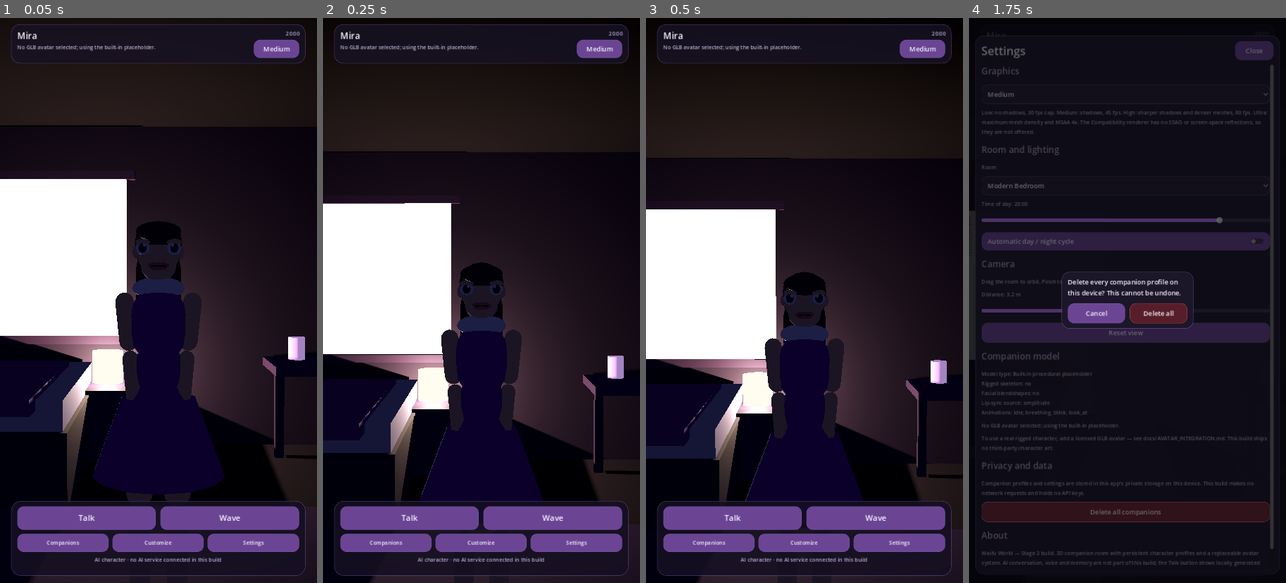
Above: before the commit, frames 1-4 (left to right).
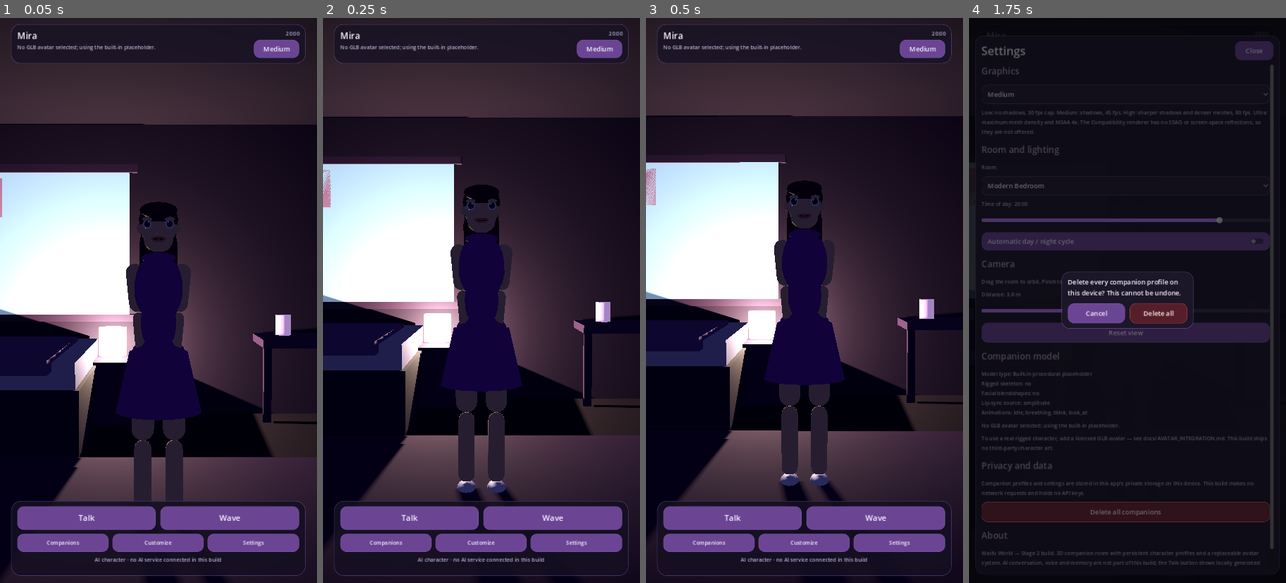
Above: after the commit, the same moments.

Repository: technicalnihilist-lgtm/waifu-world
Game: Godot game, scene res://scenes/main.tscn
Same seed, same stepped clock (60 frames per second), same inputs: the game is played once before the commit and once after it.
Inputs:
- Up to frame 1 (0.05 s): no input
- Up to frame 2 (0.25 s): no input
- Up to frame 3 (0.5 s): no input
- Up to frame 4 (1.75 s): click "Medium" at 0.5 s; click "Talk" at 1.25 s

The runs differ from the first frame. In frame 1, 35% of the frame differs, in the area x 0-100%, y 5-100%; in frame 2, 40%; in frame 3, 41%, in the area x 0-100%, y 0-100%; in frame 4, 0.2%.

Commit message:
fix: camera framing, night lighting and character proportions
The first real screenshots (captured on CI) exposed problems the geometric
tests had missed:

- camera centred on the companion's face, so her feet were cropped by the
  bottom HUD strip; the look-at target now sits between chest and head and the
  default distance is 3.8 m
- the room was nearly black at 20:00; night ambient and moon energy raised, and
  practical lamps brightened
- emissive windows rendered as blown-out white rectangles; emission cut from
  ~2.0 to 0.55-0.7
- ceilings were pure black; lightened and lit by the higher ambient floor
- character: shoulders narrowed and arms thickened so they connect to the
  torso, eyes and mouth reduced to sane proportions, collar and skirt reshaped

Tests: 507 assertions (one new regression check that the avatar's feet project
above the HUD strip).

Diff:
--- a/scripts/avatar/procedural_avatar.gd
+++ b/scripts/avatar/procedural_avatar.gd
@@ -263,7 +263,7 @@
 
 	# Skirt / shorts depending on outfit.
 	if profile != null and (profile.outfit() == "dress" or profile.outfit() == "gown"):
-		var skirt := _cylinder_mesh(0.17, 0.30, 0.34)
+		var skirt := _cylinder_mesh(0.16, 0.235, 0.32)
 		_add_mesh(_hips, "Skirt", skirt, _outfit_mat, Vector3(0, -0.14, 0))
 
 
@@ -280,8 +280,8 @@
 	_chest.position = Vector3(0, 0.20, 0)
 	_spine.add_child(_chest)
 
-	_add_mesh(_chest, "Torso", _capsule_mesh(0.125, 0.34), _outfit_mat, Vector3(0, 0.06, 0))
-	_add_mesh(_chest, "Collar", _sphere_mesh(Vector3(0.24, 0.10, 0.16)), _accent_mat, Vector3(0, 0.22, 0))
+	_add_mesh(_chest, "Torso", _capsule_mesh(0.138, 0.34), _outfit_mat, Vector3(0, 0.06, 0))
+	_add_mesh(_chest, "Collar", _sphere_mesh(Vector3(0.19, 0.06, 0.13)), _outfit_mat, Vector3(0, 0.22, 0))
 
 	_neck = Node3D.new()
 	_neck.name = "Neck"
@@ -294,10 +294,10 @@
 	for side in [-1, 1]:
 		var shoulder := Node3D.new()
 		shoulder.name = "ShoulderL" if side < 0 else "ShoulderR"
-		shoulder.position = Vector3(0.155 * side, 0.20, 0)
+		shoulder.position = Vector3(0.132 * side, 0.19, 0)
 		_chest.add_child(shoulder)
 
-		_add_mesh(shoulder, "UpperArm", _capsule_mesh(0.042, 0.26), _skin_mat, Vector3(0, -0.13, 0))
+		_add_mesh(shoulder, "UpperArm", _capsule_mesh(0.048, 0.26), _skin_mat, Vector3(0, -0.13, 0))
 
 		var elbow := Node3D.new()
 		elbow.name = "Elbow"
@@ -363,19 +363,19 @@
 	for side in [-1, 1]:
 		var eye := Node3D.new()
 		eye.name = "EyeL" if side < 0 else "EyeR"
-		eye.position = Vector3(0.068 * side, 0.005, 0.088)
+		eye.position = Vector3(0.058 * side, 0.005, 0.086)
 		_head.add_child(eye)
-		_add_mesh(eye, "White", _sphere_mesh(Vector3(0.062, 0.058, 0.03)), _accent_mat, Vector3.ZERO)
-		_add_mesh(eye, "Iris", _sphere_mesh(Vector3(0.038, 0.044, 0.028)), _eye_mat, Vector3(0, 0, 0.008))
-		_add_mesh(eye, "Pupil", _sphere_mesh(Vector3(0.018, 0.022, 0.02)), _brow_mat, Vector3(0, 0, 0.014))
-		_add_mesh(eye, "Glint", _sphere_mesh(Vector3(0.014, 0.016, 0.012)), _accent_mat, Vector3(-0.008 * side, 0.012, 0.018))
+		_add_mesh(eye, "White", _sphere_mesh(Vector3(0.050, 0.047, 0.028)), _accent_mat, Vector3.ZERO)
+		_add_mesh(eye, "Iris", _sphere_mesh(Vector3(0.031, 0.036, 0.026)), _eye_mat, Vector3(0, 0, 0.008))
+		_add_mesh(eye, "Pupil", _sphere_mesh(Vector3(0.015, 0.018, 0.018)), _brow_mat, Vector3(0, 0, 0.013))
+		_add_mesh(eye, "Glint", _sphere_mesh(Vector3(0.011, 0.013, 0.010)), _accent_mat, Vector3(-0.007 * side, 0.010, 0.016))
 
 		# Skin-coloured lid that slides down over the eye when blinking.
 		var lid := Node3D.new()
 		lid.name = "LidL" if side < 0 else "LidR"
-		lid.position = Vector3(0.068 * side, 0.030, 0.088)
+		lid.position = Vector3(0.058 * side, 0.030, 0.086)
 		_head.add_child(lid)
-		_add_mesh(lid, "LidMesh", _sphere_mesh(Vector3(0.066, 0.030, 0.032)), _skin_mat, Vector3.ZERO)
+		_add_mesh(lid, "LidMesh", _sphere_mesh(Vector3(0.054, 0.026, 0.030)), _skin_mat, Vector3.ZERO)
 
 		if side < 0:
 			_eye_l = eye
@@ -389,9 +389,9 @@
 	for side in [-1, 1]:
 		var brow := Node3D.new()
 		brow.name = "BrowL" if side < 0 else "BrowR"
-		brow.position = Vector3(0.068 * side, 0.062, 0.093)
+		brow.position = Vector3(0.058 * side, 0.058, 0.091)
 		_head.add_child(brow)
-		_add_mesh(brow, "BrowMesh", _sphere_mesh(Vector3(0.062, 0.013, 0.014)), _brow_mat, Vector3.ZERO)
+		_add_mesh(brow, "BrowMesh", _sphere_mesh(Vector3(0.050, 0.011, 0.013)), _brow_mat, Vector3.ZERO)
 		if side < 0:
 			_brow_l = brow
 		else:
@@ -404,14 +404,14 @@
 	_mouth.position = Vector3(0, -0.072, 0.088)
 	_head.add_child(_mouth)
 
-	_add_mesh(_mouth, "InnerMouth", _sphere_mesh(Vector3(0.070, 0.028, 0.024)), _mouth_inner_mat, Vector3(0, 0, -0.004))
-	_add_mesh(_mouth, "LipUpper", _sphere_mesh(Vector3(0.078, 0.016, 0.020)), _lip_mat, Vector3(0, 0.008, 0.002))
-	_add_mesh(_mouth, "LipLower", _sphere_mesh(Vector3(0.070, 0.018, 0.020)), _lip_mat, Vector3(0, -0.010, 0.002))
+	_add_mesh(_mouth, "InnerMouth", _sphere_mesh(Vector3(0.056, 0.024, 0.022)), _mouth_inner_mat, Vector3(0, 0, -0.004))
+	_add_mesh(_mouth, "LipUpper", _sphere_mesh(Vector3(0.062, 0.013, 0.018)), _lip_mat, Vector3(0, 0.007, 0.002))
+	_add_mesh(_mouth, "LipLower", _sphere_mesh(Vector3(0.056, 0.015, 0.018)), _lip_mat, Vector3(0, -0.009, 0.002))
 
 	for side in [-1, 1]:
 		var corner := Node3D.new()
 		corner.name = "CornerL" if side < 0 else "CornerR"
-		corner.position = Vector3(0.036 * side, 0, 0)
+		corner.position = Vector3(0.030 * side, 0, 0)
 		_mouth.add_child(corner)
 		_add_mesh(corner, "CornerMesh", _sphere_mesh(Vector3(0.016, 0.016, 0.016)), _lip_mat, Vector3.ZERO)
 		if side < 0:
@@ -522,10 +522,10 @@
 		_lid_r.position.y = 0.030 - blink * 0.034
 
 	if _brow_l != null:
-		_brow_l.position.y = 0.062 + brow * 0.012
+		_brow_l.position.y = 0.058 + brow * 0.012
 		_brow_l.rotation.z = brow_inner * 0.30
 	if _brow_r != null:
-		_brow_r.position.y = 0.062 + brow * 0.012
+		_brow_r.position.y = 0.058 + brow * 0.012
 		_brow_r.rotation.z = -brow_inner * 0.30
 
 	if _mouth != null:
--- a/scripts/core/settings_repository.gd
+++ b/scripts/core/settings_repository.gd
@@ -17,7 +17,7 @@
 	"quality_level": 1,
 	"time_of_day": 20.0,
 	"auto_day_night": false,
-	"camera_distance": 3.2,
+	"camera_distance": 3.8,
 	"room_id": "bedroom",
 	"onboarding_done": false,
 	"last_avatar_notice": "",
@@ -25,7 +25,7 @@
 
 const TIME_OF_DAY_MIN := 0.0
 const TIME_OF_DAY_MAX := 24.0
-const CAMERA_DISTANCE_MIN := 1.8
+const CAMERA_DISTANCE_MIN := 2.6
 const CAMERA_DISTANCE_MAX := 6.0
 
 var root_dir: String = DEFAULT_ROOT_DIR
@@ -106,7 +106,7 @@
 
 
 func camera_distance() -> float:
-	return float(get_value("camera_distance", 3.2))
+	return float(get_value("camera_distance", 3.8))
 
 
 func set_camera_distance(distance: float) -> void:
@@ -131,7 +131,7 @@
 	_values["quality_level"] = clampi(int(_as_float(_values.get("quality_level", 1), 1.0)), 0, QualityPresets.LEVEL_COUNT - 1)
 	_values["time_of_day"] = clampf(_as_float(_values.get("time_of_day", 20.0), 20.0), TIME_OF_DAY_MIN, TIME_OF_DAY_MAX)
 	_values["auto_day_night"] = bool(_values.get("auto_day_night", false))
-	_values["camera_distance"] = clampf(_as_float(_values.get("camera_distance", 3.2), 3.2), CAMERA_DISTANCE_MIN, CAMERA_DISTANCE_MAX)
+	_values["camera_distance"] = clampf(_as_float(_values.get("camera_distance", 3.8), 3.8), CAMERA_DISTANCE_MIN, CAMERA_DISTANCE_MAX)
 	_values["room_id"] = str(_values.get("room_id", "bedroom"))
 	_values["onboarding_done"] = bool(_values.get("onboarding_done", false))
 	_values["last_avatar_notice"] = str(_values.get("last_avatar_notice", ""))
--- a/scripts/main.gd
+++ b/scripts/main.gd
@@ -109,6 +109,7 @@
 
 	var defaults := room_builder.camera_defaults()
 	camera_rig.focus_on(Vector3(0.0, float(defaults["height"]), 0.0))
+	camera_rig.set_distance(AppSettings.camera_distance(), true)
 
 	avatar_loader.position = room_builder.companion_position()
 	if avatar != null and is_instance_valid(avatar):
@@ -175,7 +176,9 @@
 
 func _process(delta: float) -> void:
 	if avatar != null and is_instance_valid(avatar):
-		camera_rig.focus_on(avatar.head_global_position())
+		# Aim between the chest and the head so the whole body fits above the
+		# bottom HUD strip instead of centring on the face and cropping the feet.
+		camera_rig.focus_on(avatar.head_global_position() + Vector3(0, -0.55, 0))
 
 	if _status_timer > 0.0:
 		_status_timer -= delta
@@ -286,7 +289,7 @@
 	_build_room(room_id)
 	_apply_quality_preset(true)
 	if avatar != null and is_instance_valid(avatar):
-		camera_rig.focus_on(avatar.head_global_position())
+		camera_rig.focus_on(avatar.head_global_position() + Vector3(0, -0.55, 0))
 
 
 func _on_camera_distance_changed(distance: float) -> void:
--- a/scripts/world/camera_rig.gd
+++ b/scripts/world/camera_rig.gd
@@ -13,7 +13,7 @@
 
 const MIN_PITCH := -0.32
 const MAX_PITCH := 0.55
-const MIN_DISTANCE := 1.8
+const MIN_DISTANCE := 2.6
 const MAX_DISTANCE := 6.0
 const MAX_YAW := 0.95
 
@@ -21,14 +21,14 @@
 var target: Vector3 = Vector3(0.0, 1.25, 0.0)
 var yaw: float = 0.0
 var pitch: float = 0.04
-var distance: float = 3.2
+var distance: float = 3.8
 var smoothing: float = 7.0
 var allow_input: bool = true
 var idle_drift: bool = true
 
 var _target_yaw: float = 0.0
 var _target_pitch: float = 0.04
-var _target_distance: float = 3.2
+var _target_distance: float = 3.8
 var _target_look_at: Vector3 = Vector3(0.0, 1.25, 0.0)
 var _touches: Dictionary = {}
 var _dragging: bool = false
@@ -76,7 +76,7 @@
 func reset_view() -> void:
 	_target_yaw = 0.0
 	_target_pitch = 0.04
-	_target_distance = 3.2
+	_target_distance = 3.8
 	_drift_phase = 0.0
 
 
--- a/scripts/world/lighting_controller.gd
+++ b/scripts/world/lighting_controller.gd
@@ -205,7 +205,7 @@
 static func sun_energy(hours: float) -> float:
 	var elevation := sun_elevation(hours)
 	if elevation < 0.0:
-		return 0.16 + clampf(-elevation, 0.0, 1.0) * 0.12
+		return 0.32 + clampf(-elevation, 0.0, 1.0) * 0.16
 	return 0.25 + clampf(elevation, 0.0, 1.0) * 1.15
 
 
@@ -224,7 +224,8 @@
 
 
 static func ambient_energy(hours: float) -> float:
-	return lerpf(0.34, 0.62, daylight_factor(hours))
+	# Night is dim but never unreadable: the room has to stay legible at 22:00.
+	return lerpf(0.58, 0.78, daylight_factor(hours))
 
 
 static func background_color(hours: float) -> Color:
--- a/scripts/world/room_builder.gd
+++ b/scripts/world/room_builder.gd
@@ -130,8 +130,8 @@
 	light.name = "LampLight%d" % _lights_used
 	light.position = pos + Vector3(0, -0.05, 0)
 	light.light_color = Color(1.0, 0.86, 0.68)
-	light.light_energy = 1.35
-	light.omni_range = 4.2
+	light.light_energy = 2.1
+	light.omni_range = 5.0
 	light.omni_attenuation = 1.4
 	light.shadow_enabled = _shadows_enabled and _lights_used <= 1
 	add_child(light)
--- a/scripts/world/room_presets.gd
+++ b/scripts/world/room_presets.gd
@@ -28,15 +28,15 @@
 		"description": "Warm bedroom with a double bed, desk, window and night lamp.",
 		"companion_position": Vector3(0.0, 0.0, 0.35),
 		"camera_height": 1.55,
-		"camera_distance": 3.1,
+		"camera_distance": 3.8,
 		"items": [
 			{"name": "Floor", "pos": Vector3(0, -0.1, 0), "size": Vector3(5.0, 0.2, 5.0), "color": "#2b2233", "roughness": 0.92},
-			{"name": "Ceiling", "pos": Vector3(0, 2.8, 0), "size": Vector3(5.0, 0.12, 5.0), "color": "#241c2c", "roughness": 0.95},
+			{"name": "Ceiling", "pos": Vector3(0, 2.8, 0), "size": Vector3(5.0, 0.12, 5.0), "color": "#33293d", "roughness": 0.95},
 			{"name": "BackWall", "pos": Vector3(0, 1.35, -2.5), "size": Vector3(5.0, 2.8, 0.15), "color": "#3a2d45", "roughness": 0.88},
 			{"name": "LeftWall", "pos": Vector3(-2.5, 1.35, 0), "size": Vector3(0.15, 2.8, 5.0), "color": "#40334c", "roughness": 0.88},
 			{"name": "RightWall", "pos": Vector3(2.5, 1.35, 0), "size": Vector3(0.15, 2.8, 5.0), "color": "#332a3e", "roughness": 0.88},
 
-			{"name": "Window", "pos": Vector3(-1.05, 1.62, -2.40), "size": Vector3(1.55, 1.35, 0.06), "color": "#a8dcff", "emission": 1.8, "collide": false, "window": true},
+			{"name": "Window", "pos": Vector3(-1.05, 1.62, -2.40), "size": Vector3(1.55, 1.35, 0.06), "color": "#9fc4e8", "emission": 0.55, "collide": false, "window": true},
 			{"name": "WindowFrameTop", "pos": Vector3(-1.05, 2.32, -2.39), "size": Vector3(1.7, 0.07, 0.1), "color": "#57405f", "collide": false},
 			{"name": "WindowFrameBottom", "pos": Vector3(-1.05, 0.92, -2.39), "size": Vector3(1.7, 0.07, 0.1), "color": "#57405f", "collide": false},
 
@@ -48,7 +48,7 @@
 			{"name": "Blanket", "pos": Vector3(-1.32, 0.71, -1.35), "size": Vector3(1.15, 0.1, 1.72), "color": "#7a4d95", "roughness": 0.9},
 
 			{"name": "Nightstand", "pos": Vector3(-0.42, 0.28, -2.16), "size": Vector3(0.5, 0.56, 0.5), "color": "#4a3556", "roughness": 0.7},
-			{"name": "LampShade", "pos": Vector3(-0.42, 0.72, -2.16), "size": Vector3(0.26, 0.26, 0.26), "color": "#f3e2c8", "emission": 1.1, "shape": "cylinder", "collide": false, "lamp": true},
+			{"name": "LampShade", "pos": Vector3(-0.42, 0.72, -2.16), "size": Vector3(0.26, 0.26, 0.26), "color": "#f3e2c8", "emission": 1.4, "shape": "cylinder", "collide": false, "lamp": true},
 
 			{"name": "DeskTop", "pos": Vector3(1.62, 0.74, -2.05), "size": Vector3(1.45, 0.07, 0.66), "color": "#5a3f68", "roughness": 0.6},
 			{"name": "DeskLegL", "pos": Vector3(0.98, 0.37, -2.05), "size": Vector3(0.07, 0.74, 0.07), "color": "#4a3556"},
@@ -76,15 +76,15 @@
 		"description": "Sofa, coffee table, TV wall and a big window.",
 		"companion_position": Vector3(0.0, 0.0, 0.55),
 		"camera_height": 1.55,
-		"camera_distance": 3.4,
+		"camera_distance": 4.0,
 		"items": [
 			{"name": "Floor", "pos": Vector3(0, -0.1, 0), "size": Vector3(5.4, 0.2, 5.4), "color": "#33291f", "roughness": 0.9},
-			{"name": "Ceiling", "pos": Vector3(0, 2.85, 0), "size": Vector3(5.4, 0.12, 5.4), "color": "#241d16"},
+			{"name": "Ceiling", "pos": Vector3(0, 2.85, 0), "size": Vector3(5.4, 0.12, 5.4), "color": "#3a2f24"},
 			{"name": "BackWall", "pos": Vector3(0, 1.4, -2.7), "size": Vector3(5.4, 2.85, 0.15), "color": "#4a3b2c"},
 			{"name": "LeftWall", "pos": Vector3(-2.7, 1.4, 0), "size": Vector3(0.15, 2.85, 5.4), "color": "#544433"},
 			{"name": "RightWall", "pos": Vector3(2.7, 1.4, 0), "size": Vector3(0.15, 2.85, 5.4), "color": "#3d3124"},
 
-			{"name": "Window", "pos": Vector3(1.7, 1.7, -2.6), "size": Vector3(1.9, 1.5, 0.06), "color": "#b6e0ff", "emission": 2.0, "collide": false, "window": true},
+			{"name": "Window", "pos": Vector3(1.7, 1.7, -2.6), "size": Vector3(1.9, 1.5, 0.06), "color": "#a8cbe8", "emission": 0.6, "collide": false, "window": true},
 
 			{"name": "Rug", "pos": Vector3(0, 0.012, 0.3), "size": Vector3(3.6, 0.03, 2.8), "color": "#5c4636", "collide": false},
 
@@ -113,15 +113,15 @@
 		"description": "Compact studio: bed, kitchenette, window wall.",
 		"companion_position": Vector3(0.1, 0.0, 0.5),
 		"camera_height": 1.55,
-		"camera_distance": 3.2,
+		"camera_distance": 3.9,
 		"items": [
 			{"name": "Floor", "pos": Vector3(0, -0.1, 0), "size": Vector3(5.0, 0.2, 5.0), "color": "#2e2c33", "roughness": 0.7},
-			{"name": "Ceiling", "pos": Vector3(0, 2.75, 0), "size": Vector3(5.0, 0.12, 5.0), "color": "#232228"},
+			{"name": "Ceiling", "pos": Vector3(0, 2.75, 0), "size": Vector3(5.0, 0.12, 5.0), "color": "#31313a"},
 			{"name": "BackWall", "pos": Vector3(0, 1.35, -2.5), "size": Vector3(5.0, 2.75, 0.15), "color": "#3c3a45"},
 			{"name": "LeftWall", "pos": Vector3(-2.5, 1.35, 0), "size": Vector3(0.15, 2.75, 5.0), "color": "#44424d"},
 			{"name": "RightWall", "pos": Vector3(2.5, 1.35, 0), "size": Vector3(0.15, 2.75, 5.0), "color": "#36343e"},
 
-			{"name": "WindowWall", "pos": Vector3(-2.40, 1.55, 0.2), "size": Vector3(0.06, 1.7, 3.2), "color": "#bde2ff", "emission": 2.2, "collide": false, "window": true},
+			{"name": "WindowWall", "pos": Vector3(-2.40, 1.55, 0.2), "size": Vector3(0.06, 1.7, 3.2), "color": "#a8cbe8", "emission": 0.7, "collide": false, "window": true},
 
 			{"name": "Rug", "pos": Vector3(0.3, 0.012, 0.6), "size": Vector3(2.8, 0.03, 2.2), "color": "#3f4550", "collide": false},
 
--- a/tests/suites/test_main_scene.gd
+++ b/tests/suites/test_main_scene.gd
@@ -76,6 +76,19 @@
 	check(
 		absf(_main.avatar.global_position.x) < 1.5 and absf(_main.avatar.global_position.z) < 1.5,
 		"companion stands inside the room, not in a wall"
+	)
+
+	# Regression: the first screenshots showed the companion's feet cropped by the
+	# bottom HUD strip because the camera centred on her face. The lowest point of
+	# the avatar must project above the HUD's top edge.
+	var feet := Vector3(avatar_bounds.get_center().x, avatar_bounds.position.y,
+		avatar_bounds.get_center().z)
+	var feet_on_screen: Vector2 = _main.camera_rig.camera.unproject_position(feet)
+	var view_height: float = _main.get_viewport().get_visible_rect().size.y
+	check(
+		feet_on_screen.y < view_height * 0.85,
+		"companion's feet clear the bottom HUD strip (feet at %.0f of %.0f px)"
+			% [feet_on_screen.y, view_height]
 	)
 
 	# --- HUD actions ------------------------------------------------------
--- a/tests/suites/test_settings_and_quality.gd
+++ b/tests/suites/test_settings_and_quality.gd
@@ -22,7 +22,7 @@
 	# --- defaults --------------------------------------------------------
 	_settings.load_from_disk()
 	equal(_settings.quality_level(), int(SettingsRepository.DEFAULTS["quality_level"]), "default quality level")
-	approx(_settings.camera_distance(), 3.2, 0.001, "default camera distance")
+	approx(_settings.camera_distance(), float(SettingsRepository.DEFAULTS["camera_distance"]), 0.001, "default camera distance")
 	equal(_settings.room_id(), "bedroom", "default room")
 
 	# --- set and persist -------------------------------------------------
Not shown, changed: docs/TESTING.md
